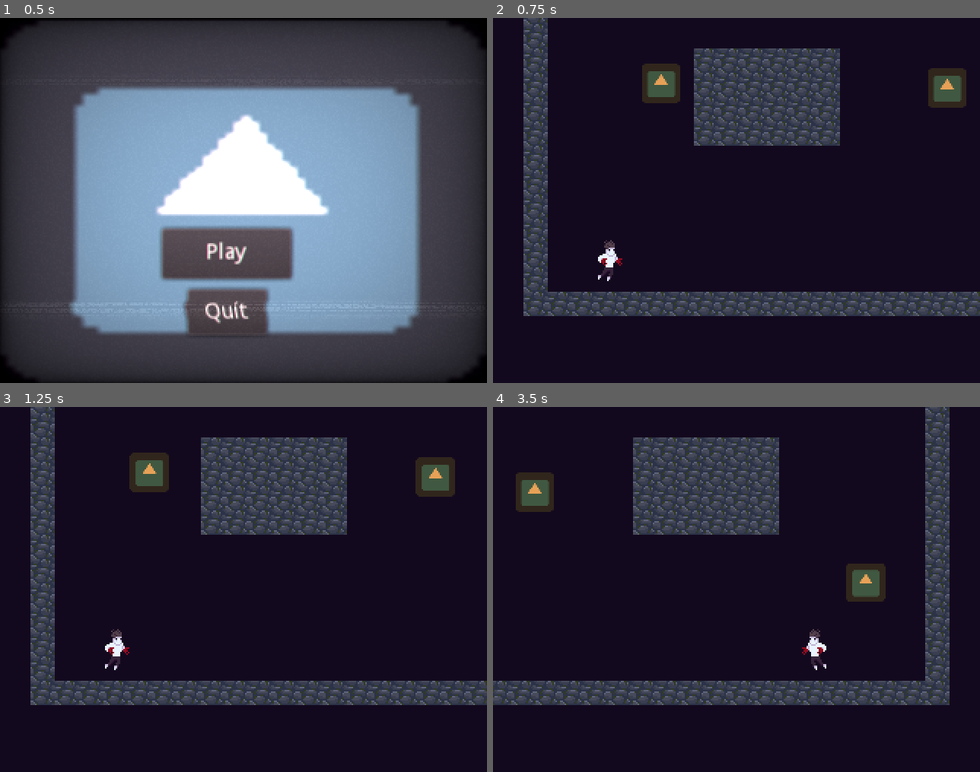
Above: before the commit, frames 1-4 (two rows, left to right).
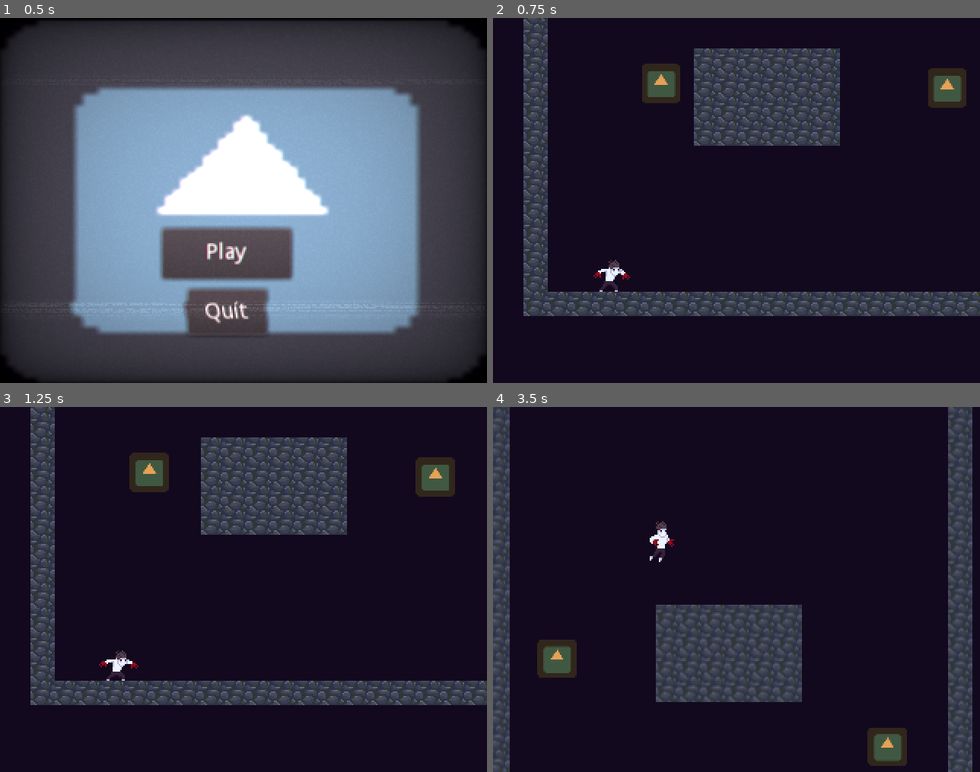
Above: after the commit, the same moments.

Repository: Luxxdev/GameJamPlus
Game: Godot game, scene res://Scenes/TitleScreen.tscn
Same seed, same stepped clock (60 frames per second), same inputs: the game is played once before the commit and once after it. The engine's default icon, where the game draws it, is replaced by a stand-in: a white triangle on a blue panel in a dark square.
Inputs:
- Up to frame 1 (0.5 s): no input
- Up to frame 2 (0.75 s): click "Play" at 0.5 s
- Up to frame 3 (1.25 s): no input
- Up to frame 4 (3.5 s): hold Right (ui_right) 1.28-2.78 s; tap C (Dash) at 1.35, 2.3, 2.85 s; tap Space (Jump) at 1.52, 1.55, 1.82, 2.1, 2.27, 2.57, 3.05 s; hold Left (ui_left) from 2.78 s (still down)

Frame 1 is identical in both runs. In frame 2, 0.4% of the frame differs, in the area x 20-29%, y 60-75%; in frame 3, 0.4%; in frame 4, 35%, in the area x 0-99%, y 0-100%.

Commit message:
animation controls improved

Diff:
--- a/Objects/ChargingEnemy.tscn
+++ /dev/null
@@ -1,23 +0,0 @@
-[gd_scene load_steps=4 format=2]
-
-[ext_resource path="res://icon.png" type="Texture" id=1]
-
-[sub_resource type="CircleShape2D" id=5]
-radius = 203.158
-
-[sub_resource type="CircleShape2D" id=7]
-radius = 87.0057
-
-[node name="Sprite" type="Sprite"]
-modulate = Color( 0.909804, 0.635294, 0.345098, 1 )
-texture = ExtResource( 1 )
-
-[node name="PlayerFollowCheck" type="Area2D" parent="."]
-
-[node name="CollisionShape2D" type="CollisionShape2D" parent="PlayerFollowCheck"]
-shape = SubResource( 5 )
-
-[node name="AttackArea" type="Area2D" parent="."]
-
-[node name="CollisionShape2D" type="CollisionShape2D" parent="AttackArea"]
-shape = SubResource( 7 )
--- a/Objects/EnemyPath.tscn
+++ b/Objects/EnemyPath.tscn
@@ -16,6 +16,9 @@
 
 [sub_resource type="CircleShape2D" id=8]
 radius = 28.1111
+
+[sub_resource type="RectangleShape2D" id=9]
+extents = Vector2( 32.5, 32.5 )
 
 [node name="Path2D" type="Path2D"]
 position = Vector2( 69.0001, 120 )
@@ -47,6 +50,13 @@
 [node name="CollisionShape2D" type="CollisionShape2D" parent="PathFollow2D/Sprite/DamageArea"]
 shape = SubResource( 8 )
 
+[node name="KinematicBody2D" type="KinematicBody2D" parent="PathFollow2D/Sprite"]
+collision_layer = 4
+
+[node name="CollisionShape2D" type="CollisionShape2D" parent="PathFollow2D/Sprite/KinematicBody2D"]
+position = Vector2( 0.499771, 0 )
+shape = SubResource( 9 )
+
 [connection signal="body_entered" from="PathFollow2D/Sprite/PlayerFollowCheck" to="." method="_on_PlayerFollowCheck_body_entered"]
 [connection signal="body_exited" from="PathFollow2D/Sprite/PlayerFollowCheck" to="." method="_on_PlayerFollowCheck_body_exited"]
 [connection signal="body_entered" from="PathFollow2D/Sprite/AttackArea" to="." method="_on_AttackArea_body_entered"]
--- a/Objects/Player.tscn
+++ b/Objects/Player.tscn
@@ -1,12 +1,14 @@
-[gd_scene load_steps=12 format=2]
+[gd_scene load_steps=11 format=2]
 
 [ext_resource path="res://Objects/images/mainchar.png" type="Texture" id=1]
 [ext_resource path="res://Scripts/PlayerScript.gd" type="Script" id=2]
 
 [sub_resource type="RectangleShape2D" id=5]
-extents = Vector2( 39.4667, 34.6667 )
+extents = Vector2( 8, 11.5 )
 
 [sub_resource type="CapsuleShape2D" id=1]
+radius = 8.0
+height = 6.0
 
 [sub_resource type="Animation" id=9]
 resource_name = "Attack"
@@ -27,7 +29,6 @@
 [sub_resource type="Animation" id=8]
 resource_name = "Climb"
 length = 0.4
-loop = true
 tracks/0/type = "value"
 tracks/0/path = NodePath("Sprite:frame")
 tracks/0/interp = 1
@@ -43,17 +44,56 @@
 
 [sub_resource type="Animation" id=3]
 resource_name = "Idle"
+length = 0.4
+loop = true
+tracks/0/type = "value"
+tracks/0/path = NodePath("Sprite:frame")
+tracks/0/interp = 1
+tracks/0/loop_wrap = true
+tracks/0/imported = false
+tracks/0/enabled = true
+tracks/0/keys = {
+"times": PoolRealArray( 0, 0.1, 0.2, 0.3, 0.4 ),
+"transitions": PoolRealArray( 1, 1, 1, 1, 1 ),
+"update": 1,
+"values": [ 0, 1, 2, 3, 0 ]
+}
 
 [sub_resource type="Animation" id=2]
-resource_name = "Fall"
+resource_name = "Jump"
+length = 0.2
+tracks/0/type = "value"
+tracks/0/path = NodePath("Sprite:frame")
+tracks/0/interp = 1
+tracks/0/loop_wrap = true
+tracks/0/imported = false
+tracks/0/enabled = true
+tracks/0/keys = {
+"times": PoolRealArray( 0 ),
+"transitions": PoolRealArray( 1 ),
+"update": 1,
+"values": [ 14 ]
+}
 
 [sub_resource type="Animation" id=4]
 resource_name = "Run"
+length = 0.6
+loop = true
+tracks/0/type = "value"
+tracks/0/path = NodePath("Sprite:frame")
+tracks/0/interp = 1
+tracks/0/loop_wrap = true
+tracks/0/imported = false
+tracks/0/enabled = true
+tracks/0/keys = {
+"times": PoolRealArray( 0, 0.1, 0.2, 0.3, 0.4, 0.5, 1 ),
+"transitions": PoolRealArray( 1, 1, 1, 1, 1, 1, 1 ),
+"update": 1,
+"values": [ 8, 9, 10, 11, 12, 13, 2 ]
+}
 
 [sub_resource type="CircleShape2D" id=6]
 radius = 104.335
-
-[sub_resource type="AnimationNodeAnimation" id=7]
 
 [node name="Player" type="KinematicBody2D" groups=["Player"]]
 collision_layer = 2
@@ -64,7 +104,6 @@
 texture = ExtResource( 1 )
 hframes = 4
 vframes = 4
-frame = 14
 __meta__ = {
 "_edit_lock_": true
 }
@@ -72,6 +111,7 @@
 [node name="AttackArea" type="Area2D" parent="Sprite"]
 
 [node name="CollisionShape2D" type="CollisionShape2D" parent="Sprite/AttackArea"]
+position = Vector2( -7.15256e-07, 0.500002 )
 shape = SubResource( 5 )
 disabled = true
 
@@ -90,21 +130,21 @@
 position = Vector2( 0, -2.5 )
 rotation = 3.14159
 enabled = true
-cast_to = Vector2( 0, 18.204 )
+cast_to = Vector2( -2.66194e-05, 10.5 )
 
 [node name="WallRaycast" type="Node2D" parent="."]
 
 [node name="RayCastSides" type="RayCast2D" parent="WallRaycast"]
-position = Vector2( 10.2442, -13.1966 )
+position = Vector2( 9, -7 )
 rotation = 1.5708
 enabled = true
-cast_to = Vector2( -0.014164, 20.5488 )
+cast_to = Vector2( 6.48499e-05, 18 )
 
 [node name="RayCastSides2" type="RayCast2D" parent="WallRaycast"]
-position = Vector2( 10.1371, 11.0243 )
+position = Vector2( 9, 5 )
 rotation = 1.5708
 enabled = true
-cast_to = Vector2( -0.0271568, 20.7394 )
+cast_to = Vector2( 6.48499e-05, 18 )
 
 [node name="DashTimer" type="Timer" parent="."]
 wait_time = 0.15
@@ -124,10 +164,6 @@
 "_edit_lock_": true
 }
 
-[node name="AnimationTree" type="AnimationTree" parent="."]
-tree_root = SubResource( 7 )
-anim_player = NodePath("../AnimationPlayer")
-
 [connection signal="area_entered" from="Sprite/AttackArea" to="." method="_on_AttackArea_area_entered"]
 [connection signal="timeout" from="DashTimer" to="." method="_on_DashTimer_timeout"]
 [connection signal="area_entered" from="DetectionArea" to="." method="_on_DetectionArea_area_entered"]
--- a/Scenes/TestScene.tscn
+++ b/Scenes/TestScene.tscn
@@ -93,6 +93,7 @@
 editor_draw_drag_margin = true
 
 [node name="StaticBody2D" type="StaticBody2D" parent="."]
+collision_mask = 7
 
 [node name="CollisionShape2D" type="CollisionShape2D" parent="StaticBody2D"]
 position = Vector2( 12, -150.5 )
@@ -107,7 +108,7 @@
 shape = SubResource( 2 )
 
 [node name="CollisionShape2D4" type="CollisionShape2D" parent="StaticBody2D"]
-position = Vector2( 452, -2 )
+position = Vector2( 161, 111 )
 shape = SubResource( 3 )
 
 [node name="TileMap" type="TileMap" parent="."]
--- a/Scripts/PlayerScript.gd
+++ b/Scripts/PlayerScript.gd
@@ -27,6 +27,7 @@
 var dashTarget = []
 var stunned = false
 var falling = false
+var lastXMovement = 0
 #var currentCoyote = 0
 #var maxCoyote = 0.2
 var jumpDirection = Vector2(0,-1)
@@ -48,16 +49,13 @@
 #		if currentCoyote > maxCoyote:
 #			canJump = false
 	moveDir = Vector2(0,0)
-#	if !canMove:
-#		if is_on_floor():
-#			animPlayer.play("Idle")
-#		else:
-#			animPlayer.play("Fall")
 	if Input.is_action_pressed("ui_right") and !falling and inputEnabled:
 		moveDir.x = 1
+		lastXMovement = 1
 		move()
 	elif Input.is_action_pressed("ui_left") and !falling and inputEnabled:
 		moveDir.x = -1
+		lastXMovement = -1
 		move()
 	if Input.is_action_pressed("ui_up") and _check_is_valid_wall() and !falling and inputEnabled:
 		moveDir.y = -1
@@ -69,15 +67,12 @@
 		move()
 
 	if moveDir == Vector2(0,0):
-		if is_on_floor():
-			animPlayer.play("Idle")
-		else:
-			animPlayer.play("Fall")
-
+#		if is_on_floor():
+#			animPlayer.play("Idle")
+#		elif !is_on_floor() and !_check_is_valid_wall():
+#			animPlayer.play("Jump")
 		noMovementInput = true
 		walking = false
-#		elif _check_is_valid_wall():
-#			animPlayer.play("IdleWall")
 
 	if _check_is_valid_wall() or raycastUp.is_colliding():
 		canJump = true
@@ -109,7 +104,6 @@
 		Dash()
 	if Input.is_action_just_pressed("Jump") and !falling and inputEnabled:
 		Jump()
-
 	if is_on_floor() or raycastUp.is_colliding():
 		canJump = true
 		canDash = true
@@ -119,12 +113,16 @@
 			motion.x = lerp(motion.x, 0, 0.2)
 		if raycastUp.is_colliding():
 			jumpDirection.y = 0.5
+			motion.y -= 1
+		else:
+			sprite.rotation_degrees = 0
 		if !stunned and falling:
 			falling = false
 
 	else:
+		sprite.flip_h = false
+		sprite.rotation_degrees = 0
 		jumpDirection.y = -1
-
 
 	if _check_is_valid_wall() and noMovementInput:
 		motion.y = lerp(motion.y, 0, 0.2)
@@ -132,6 +130,7 @@
 		motion = move_and_slide(dashDirection, UP)
 	else:
 		motion = move_and_slide(motion, UP)
+	HandleAnimations()
 
 func move():
 #	if invertControls:
@@ -139,21 +138,23 @@
 	if moveDir.x > 0 and motion.x < maxSpeed:
 		motion.x = min(motion.x+acceleration, maxSpeed)
 		sprite.flip_h = false
-		animPlayer.play("Run")
 	elif moveDir.x < 0 and motion.x > -maxSpeed:
 		motion.x = max(motion.x-acceleration, -maxSpeed)
 		sprite.flip_h = true
-		animPlayer.play("Run")
 	if moveDir.y > 0:
 		motion.y = min(motion.y+acceleration, maxSpeed)
-		animPlayer.play("Climb")
-		#rodar o player na parede? 90º
 		sprite.flip_v = true
+		if wallDirection > 0:
+			sprite.flip_h = true
+		elif wallDirection < 1:
+			sprite.flip_h = false
 	elif moveDir.y < 0:
 		motion.y = max(motion.y-acceleration, -maxSpeed)
 		sprite.flip_v = false
-		animPlayer.play("Climb")
-		# rodar -90º?
+		if wallDirection > 0:
+			sprite.flip_h = true
+		elif wallDirection < 1:
+			sprite.flip_h = false
 	noMovementInput = false
 	walking = true
 
@@ -189,7 +190,6 @@
 	return false
 
 func GetDirection():
-	print("foi")
 	var direction = Vector2(0,0)
 	if dashTarget == []:
 		direction.x = -Input.get_action_strength("ui_left") + Input.get_action_strength("ui_right")
@@ -226,6 +226,7 @@
 
 func Dash():
 	dashDirection = GetDirection() * dashSpeed
+	animPlayer.play("Attack")
 	dashTimer.start()
 	dashCooldown.start()
 	isDashing = true
@@ -234,6 +235,41 @@
 	canDash = false
 	canJump = false #IF não acertar um inimigo
 
+func HandleAnimations():
+	print(is_on_floor())
+	if moveDir.x > 0 and is_on_floor():
+		animPlayer.play("Run")
+		sprite.flip_h = false
+	elif moveDir.x < 0 and is_on_floor():
+		animPlayer.play("Run")
+		sprite.flip_h = true
+	elif is_on_floor():
+		animPlayer.play("Idle")
+		sprite.flip_v = false
+	elif _check_is_valid_wall():
+		if wallDirection == -1:
+			animPlayer.play("Climb")
+			sprite.flip_h = false
+		elif wallDirection == 1:
+			animPlayer.play("Climb")
+			sprite.flip_h = true
+		if moveDir.y > 0:
+			sprite.flip_v = true
+		elif moveDir.y < 0:
+			sprite.flip_v = false
+	elif raycastUp.is_colliding():
+		animPlayer.play("Climb")
+		if moveDir.x > 0 || lastXMovement == 1:
+				sprite.rotation_degrees = 90
+				sprite.flip_h = true
+		elif moveDir.x < 0 || lastXMovement == -1:
+				sprite.rotation_degrees = -90
+				sprite.flip_h = false
+	else:
+		animPlayer.play("Jump")
+		sprite.flip_v = false
+		sprite.rotation_degrees = 0
+
 func _on_DashTimer_timeout():
 	isDashing = false
 	attackAreaColl.disabled = true
Not shown: 1 places in Objects/EnemyPath.tscn that only renumber resources
